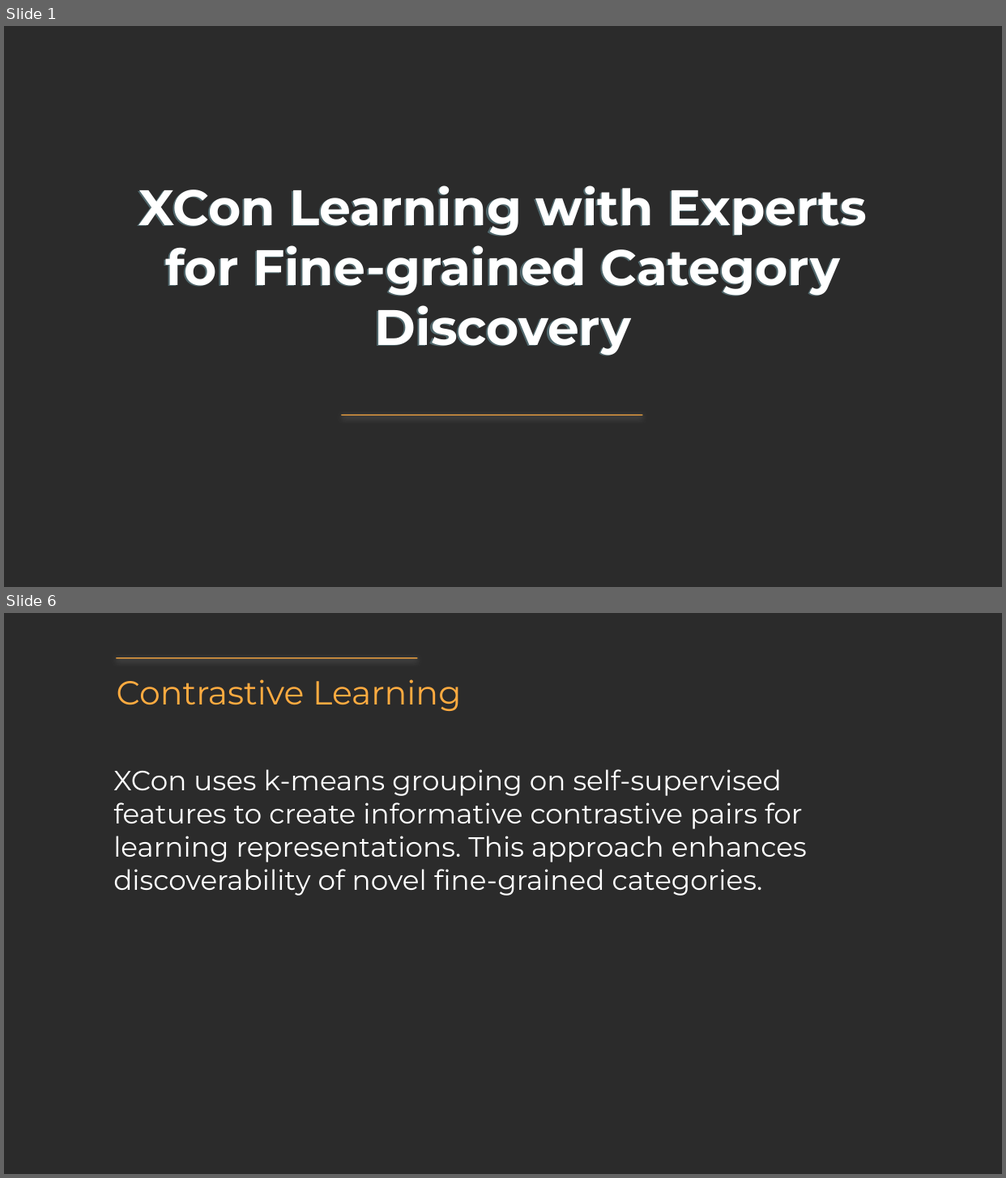
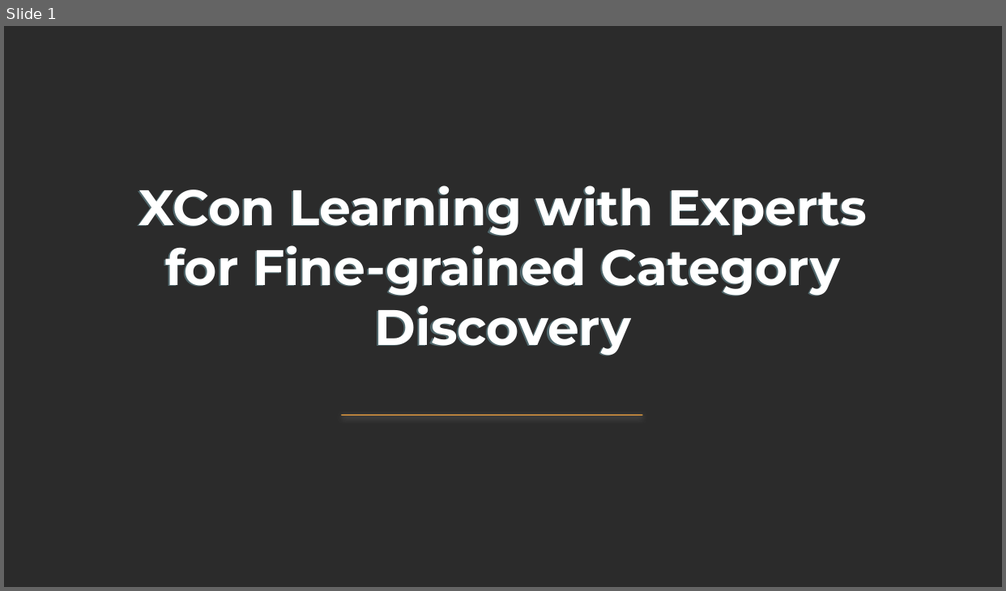
Before and after one commit to StephanieMussi/GRASPER, a slide deck: presentation.pptx. Shown one above the other, each under a label of ours: slides 1 and 6 before the commit, slide 1 after it; the slides between them are not shown. The pictures are 1006x1178 and 1006x591 pixels, drawn with LibreOffice and Linux fonts; fonts in the diff are those of the drawing; background and template pictures are left out; a plain dark background stands for a picture behind light text. Boxes give left, top, right and bottom in pixels: in the first picture for what was removed or moved away, otherwise in the second. Text is boxed around its words. In the diff, an @@ line names an element or a change of style, - is before the commit and + after.

```diff
--- a/presentation.pptx
+++ b/presentation.pptx
@@ slide 6 removed at box(4, 613, 1002, 1174), background picture (left out) @@
@@ freeform shape removed at box(116, 658, 417, 658) @@
@@ text removed at box(117, 679, 461, 711) @@
-Contrastive Learning
@@ text removed at box(113, 769, 807, 896) @@
-XCon uses k-means grouping on self-supervised features to create informative contrastive pairs for learning representations. This approach enhances discoverability of novel fine-grained categories.
```
Also in this commit, not shown: 8 slides changed, 1 slide added, 3 other files.
